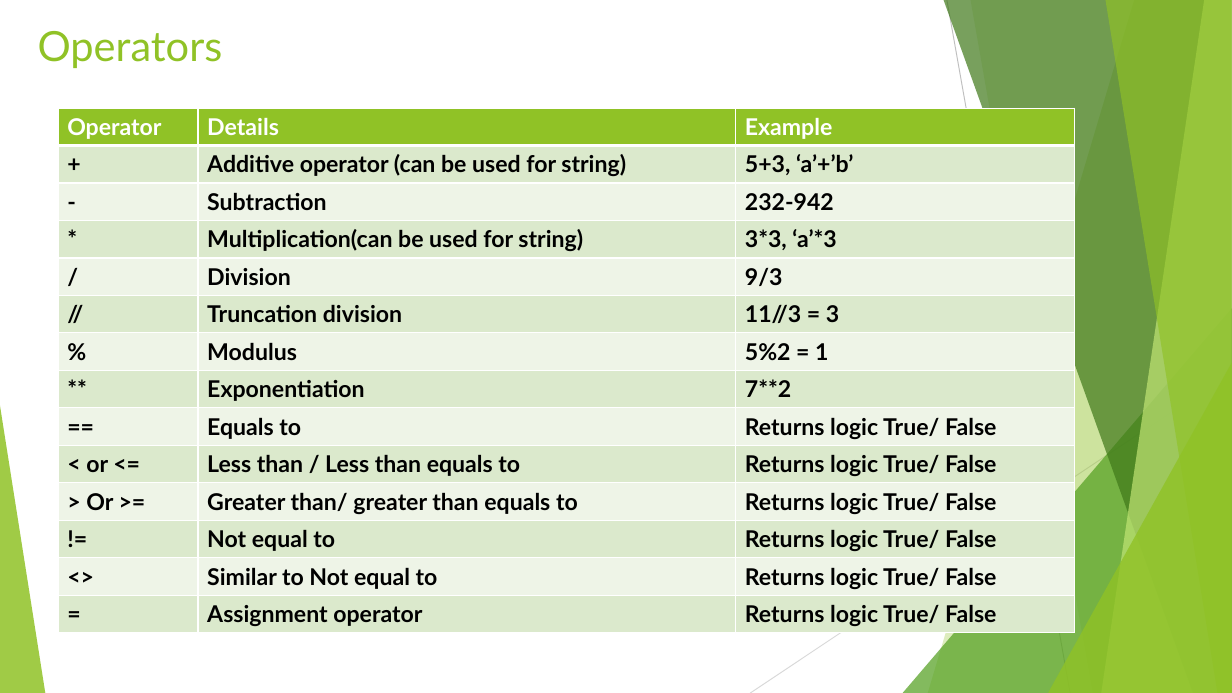
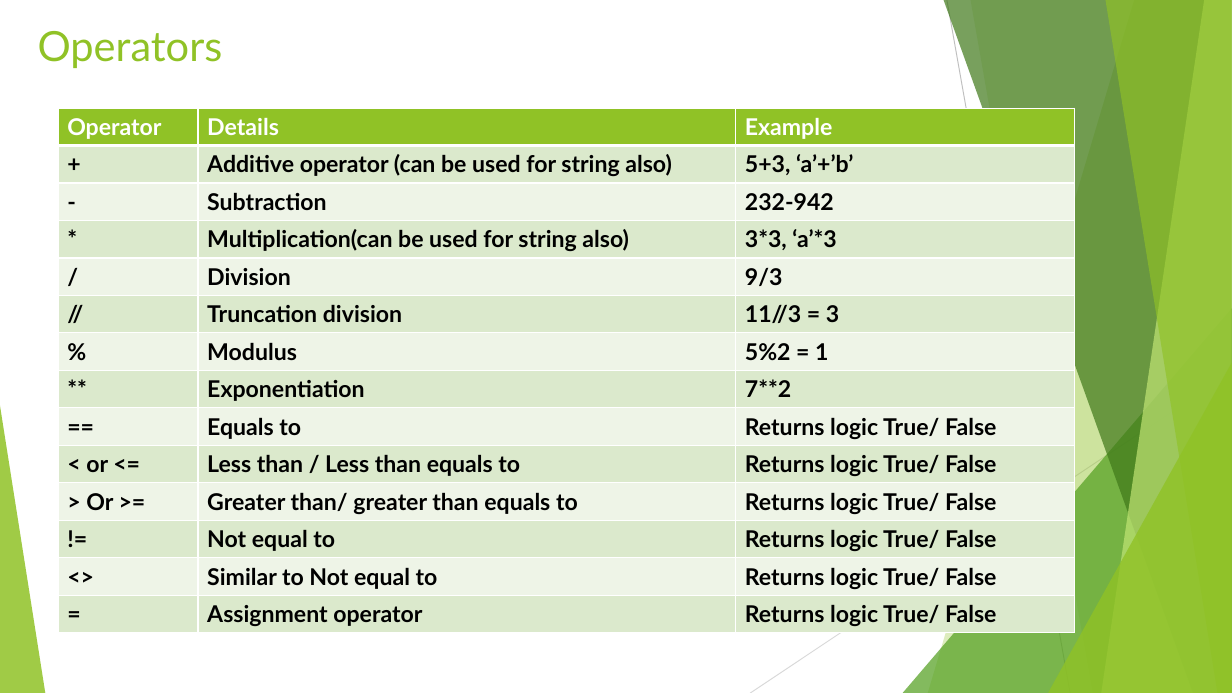
Before and after one commit to AnilKumarPyD/PyDevTraining, a slide deck: slide 12 of PythonBasics/PythonGenesis.pptx. Drawn at 1232x693 pixels with LibreOffice and Linux fonts; fonts in the diff are those of the drawing. Boxes give left, top, right and bottom in pixels: in the first picture for what was removed or moved away, otherwise in the second. Text is boxed around its words. In the diff, an @@ line names an element or a change of style, - is before the commit and + after.

```diff
--- a/PythonBasics/PythonGenesis.pptx
+++ b/PythonBasics/PythonGenesis.pptx
@@ table at [58,108,1075,633] @@
-row 2, column 2: Additive operator (can be used for string)
+row 2, column 2: Additive operator (can be used for string also)
-row 4, column 2: Multiplication(can be used for string)
+row 4, column 2: Multiplication(can be used for string also)
```
Also in this commit, not shown: 6 other slides changed, 3 other files.
